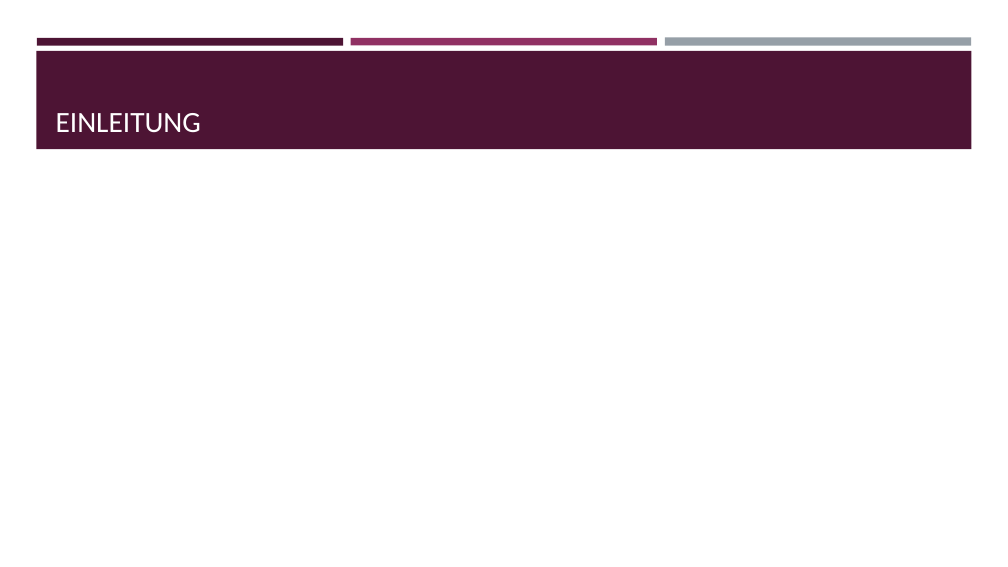
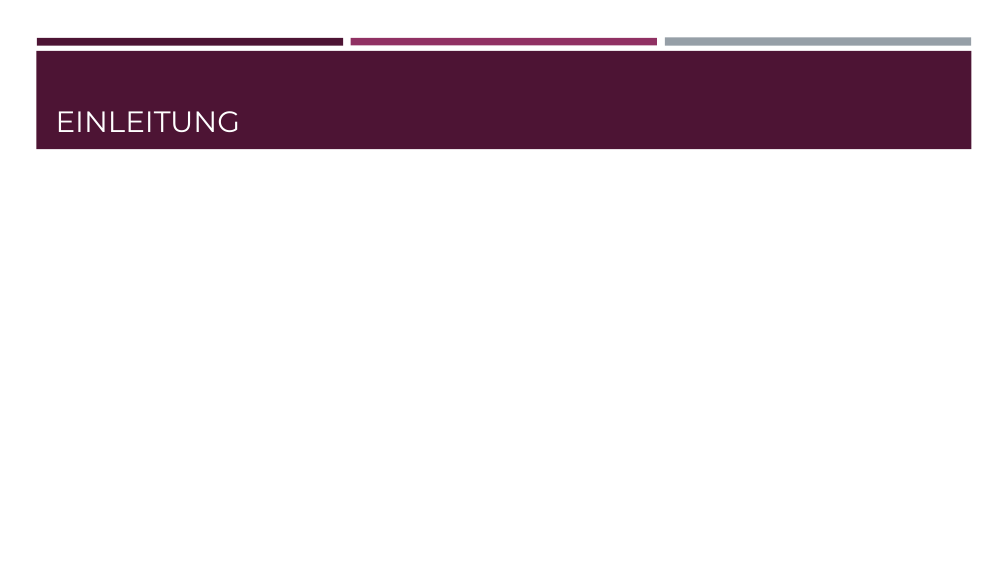
Before and after one commit to YoonieP/BachelorStudyProject, a slide deck: slide 2 of Pitch/PitchPräsi.pptx. Drawn at 1008x567 pixels with LibreOffice and Linux fonts; fonts in the diff are those of the drawing. Boxes give left, top, right and bottom in pixels: in the first picture for what was removed or moved away, otherwise in the second. Text is boxed around its words. In the diff, an @@ line names an element or a change of style, - is before the commit and + after.

```diff
--- a/Pitch/PitchPräsi.pptx
+++ b/Pitch/PitchPräsi.pptx
@@ title "EINLEITUNG" at (56, 111, 240, 132): font Calibri to Montserrat @@
```
Also in this commit, not shown: 3 other slides changed, 6 slides added.
